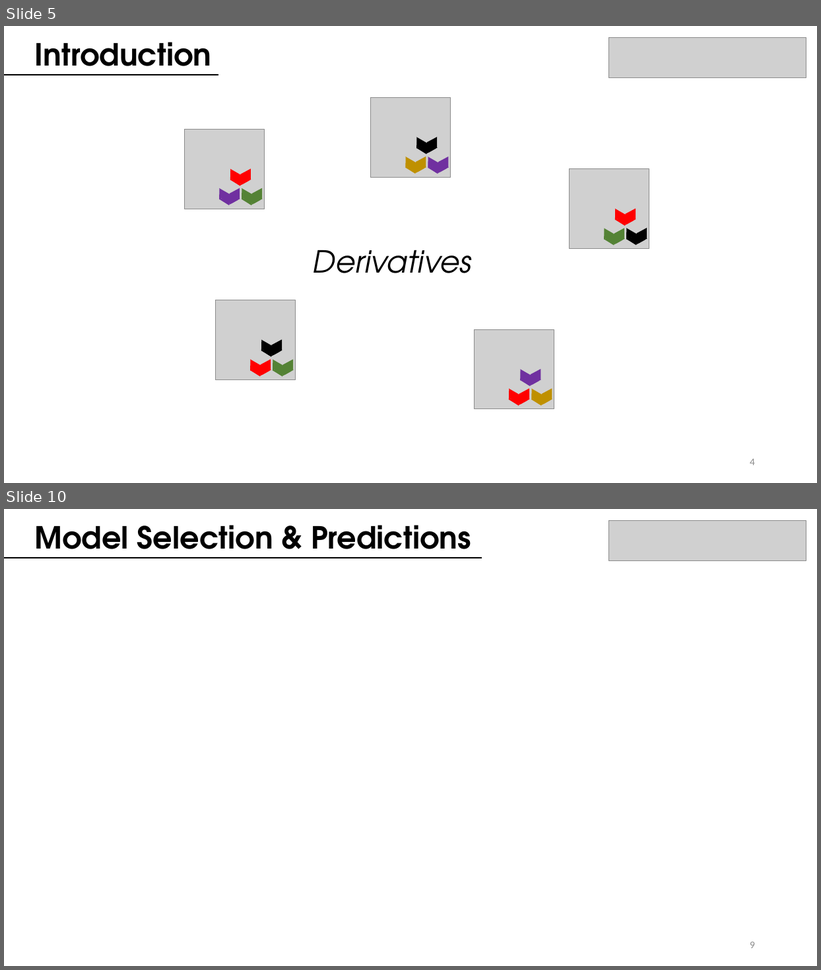
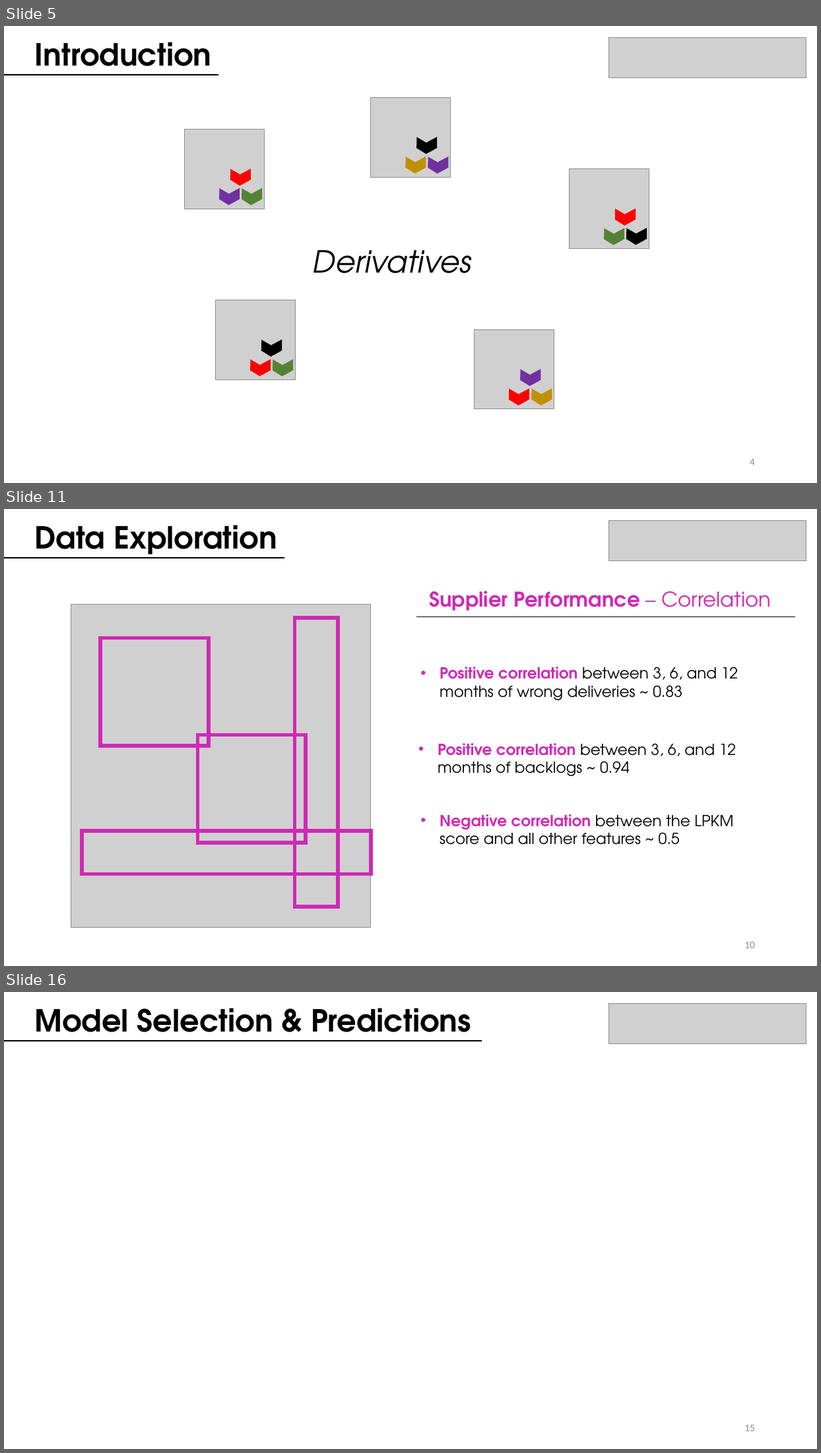
Before and after one commit to juanbeta98/DataScienceStudyCase, a slide deck: BMW ML Case Study.pptx. Shown one above the other, each under a label of ours: slides 5 and 10 before the commit, slides 5, 11 and 16 after it; the slides between them are not shown. The pictures are 821x970 and 821x1453 pixels, drawn with LibreOffice and Linux fonts; fonts in the diff are those of the drawing; grey boxes stand for pictures. Boxes give left, top, right and bottom in pixels: in the first picture for what was removed or moved away, otherwise in the second. Text is boxed around its words. In the diff, an @@ line names an element or a change of style, - is before the commit and + after.

```diff
--- a/BMW ML Case Study.pptx
+++ b/BMW ML Case Study.pptx
@@ slide 11 added at bbox=[4, 509, 817, 966], background #FFFFFF @@
@@ text added at bbox=[35, 525, 277, 559], 36 pt, text #000000, bold @@
+Data Exploration
@@ picture added at bbox=[609, 521, 806, 561] @@
@@ line added from (4, 557) to (284, 557), #000000 0.5 pt @@
@@ line added from (4, 559) to (284, 559), #000000 0.5 pt @@
@@ picture added at bbox=[71, 604, 371, 927] @@
@@ text added at bbox=[429, 591, 772, 611], 24 pt, text #CF29B5, bold @@
+Supplier Performance – Correlation
@@ rectangle added at bbox=[295, 618, 338, 908], outline #CF29B5 4.5 pt @@
@@ line added from (417, 617) to (795, 617), #000000 0.5 pt @@
@@ rectangle added at bbox=[100, 638, 209, 747], outline #CF29B5 4.5 pt @@
@@ text added at bbox=[440, 667, 739, 700], 18 pt, text #000000 @@
+• Positive correlation between 3, 6, and 12 months of wrong deliveries ~ 0.83
@@ rectangle added at bbox=[198, 735, 306, 843], outline #CF29B5 4.5 pt @@
@@ text added at bbox=[438, 743, 737, 776], 18 pt, text #000000 @@
+• Positive correlation between 3, 6, and 12 months of backlogs ~ 0.94
@@ text added at bbox=[440, 815, 733, 845], 18 pt, text #000000 @@
+• Negative correlation between the LPKM score and all other features ~ 0.5
@@ rectangle added at bbox=[82, 831, 371, 875], outline #CF29B5 4.5 pt @@
@@ page number added at bbox=[745, 942, 755, 949], 12 pt, text #8C8C8C @@
+10
@@ what was slide 10 is now slide 16 @@
@@ page number at bbox=[745, 1425, 755, 1432]: text changed @@
-9
+15
```
Also in this commit, not shown: 3 slides changed, 6 other slides added, 1 slide removed, 2 other files.
